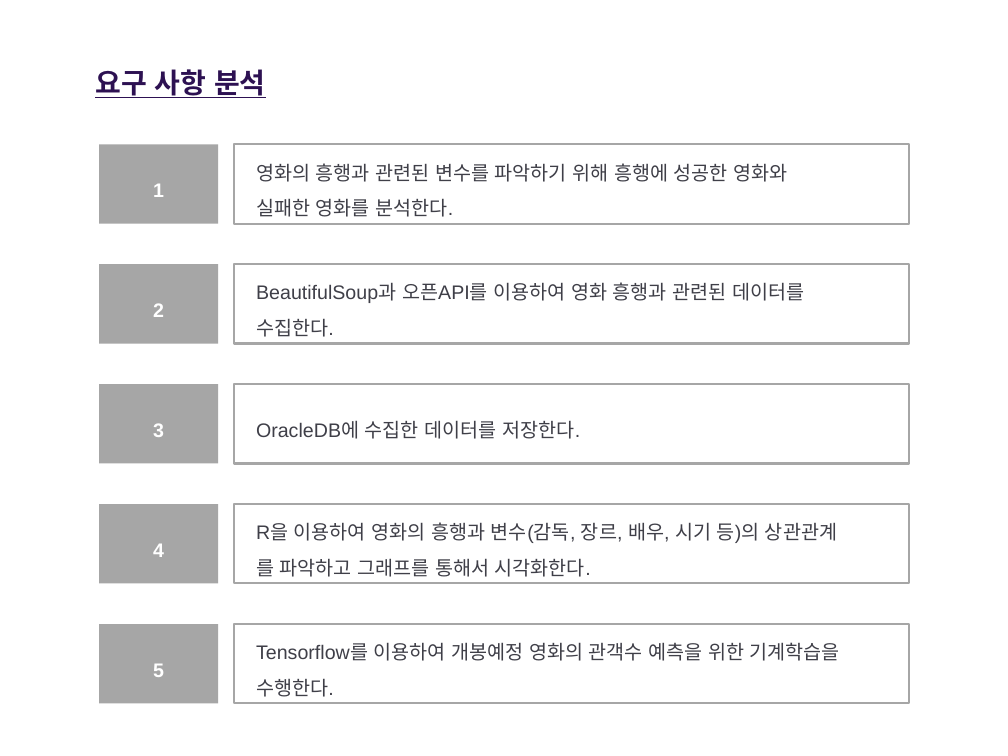
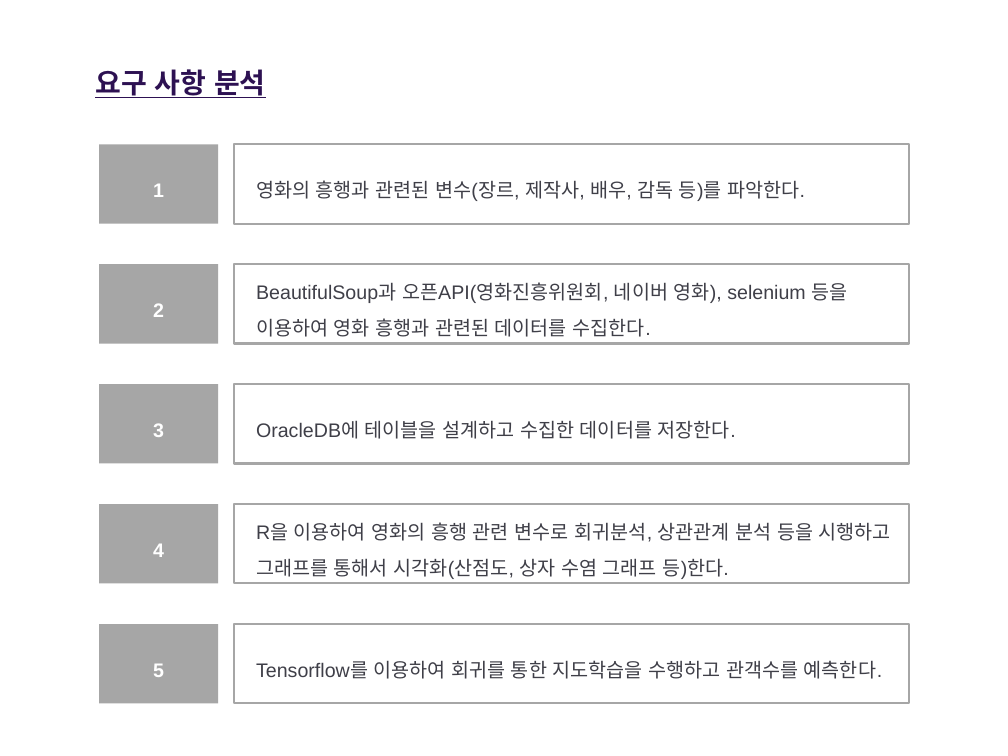
Before and after one commit to Hopanman/NAdata, a slide deck: slide 5 of 프로젝트 기획안(양식)_(NA팀).pptx. Drawn at 1008x756 pixels with LibreOffice and Linux fonts; fonts in the diff are those of the drawing. Boxes give left, top, right and bottom in pixels: in the first picture for what was removed or moved away, otherwise in the second. Text is boxed around its words. In the diff, an @@ line names an element or a change of style, - is before the commit and + after.

```diff
--- a/프로젝트 기획안(양식)_(NA팀).pptx
+++ b/프로젝트 기획안(양식)_(NA팀).pptx
@@ text in rectangle at (256,180,805,201): text changed @@
-영화의 흥행과 관련된 변수를 파악하기 위해 흥행에 성공한 영화와
-실패한 영화를 분석한다.
+영화의 흥행과 관련된 변수(장르, 제작사, 배우, 감독 등)를 파악한다.
@@ text in rectangle at (256,282,847,337): text changed @@
-BeautifulSoup과 오픈API를 이용하여 영화 흥행과 관련된 데이터를
-수집한다.
+BeautifulSoup과 오픈API(영화진흥위원회, 네이버 영화), selenium 등을 이용하여 영화 흥행과 관련된 데이터를 수집한다.
@@ text in rectangle at (256,420,736,439): text changed @@
-OracleDB에 수집한 데이터를 저장한다.
+OracleDB에 테이블을 설계하고 수집한 데이터를 저장한다.
@@ text in rectangle at (256,522,891,579): text changed @@
-R을 이용하여 영화의 흥행과 변수(감독, 장르, 배우, 시기 등)의 상관관계
-를 파악하고 그래프를 통해서 시각화한다.
+R을 이용하여 영화의 흥행 관련 변수로 회귀분석, 상관관계 분석 등을 시행하고 그래프를 통해서 시각화(산점도, 상자 수염 그래프 등)한다.
@@ text in rectangle at (256,660,882,679): text changed @@
-Tensorflow를 이용하여 개봉예정 영화의 관객수 예측을 위한 기계학습을
-수행한다.
+Tensorflow를 이용하여 회귀를 통한 지도학습을 수행하고 관객수를 예측한다.
```
Also in this commit, not shown: 1 other slide changed, 6 other files.
